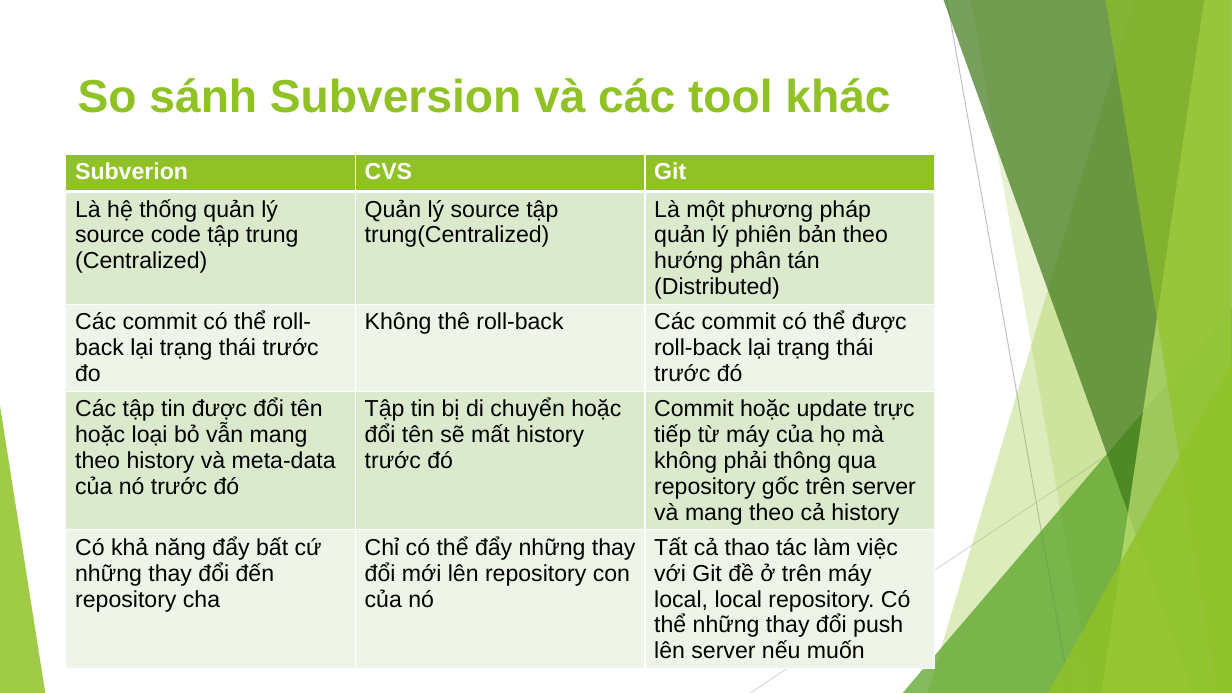
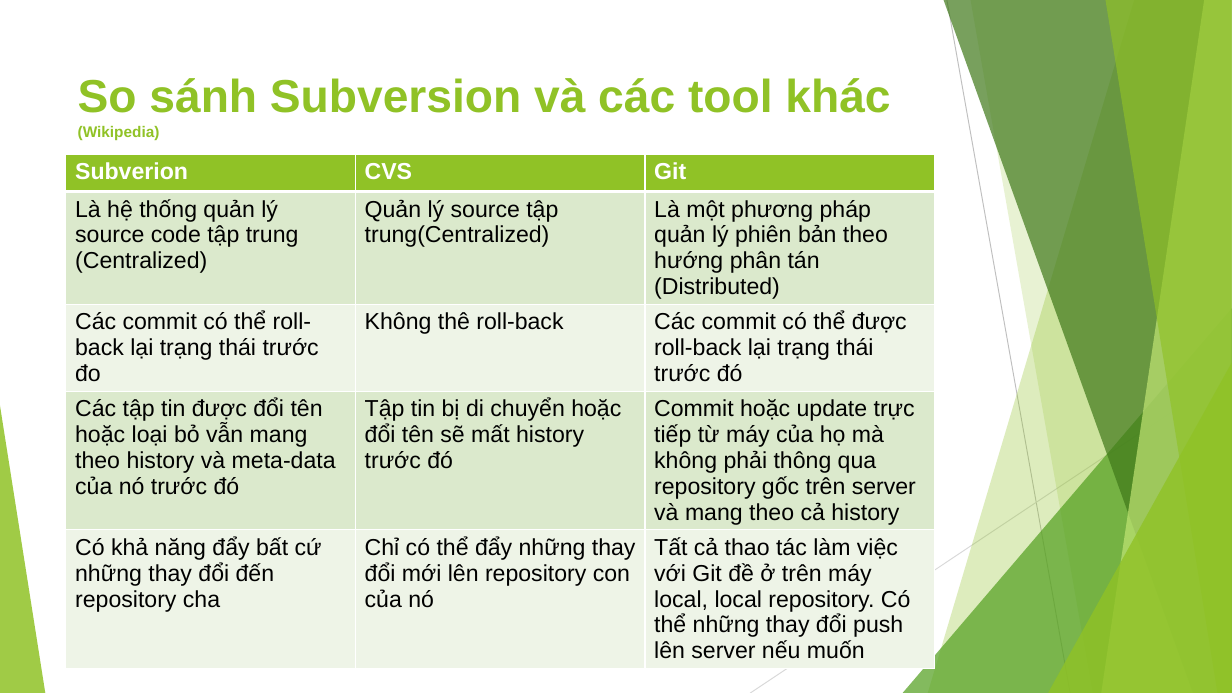
Before and after one commit to leqnam/pmbok-rnl, a slide deck: slide 16 of Bao-cao-QLDA/Nhom-6_SVN.pptx. Drawn at 1232x693 pixels with LibreOffice and Linux fonts; fonts in the diff are those of the drawing. Boxes give left, top, right and bottom in pixels: in the first picture for what was removed or moved away, otherwise in the second. Text is boxed around its words. In the diff, an @@ line names an element or a change of style, - is before the commit and + after.

Commit message:
update

```diff
--- a/Bao-cao-QLDA/Nhom-6_SVN.pptx
+++ b/Bao-cao-QLDA/Nhom-6_SVN.pptx
@@ title at bbox=[78, 78, 890, 140]: text changed @@
-So sánh Subversion và các tool khác
+So sánh Subversion và các tool khác
+(Wikipedia)
```
Also in this commit, not shown: 1 other slide changed.
